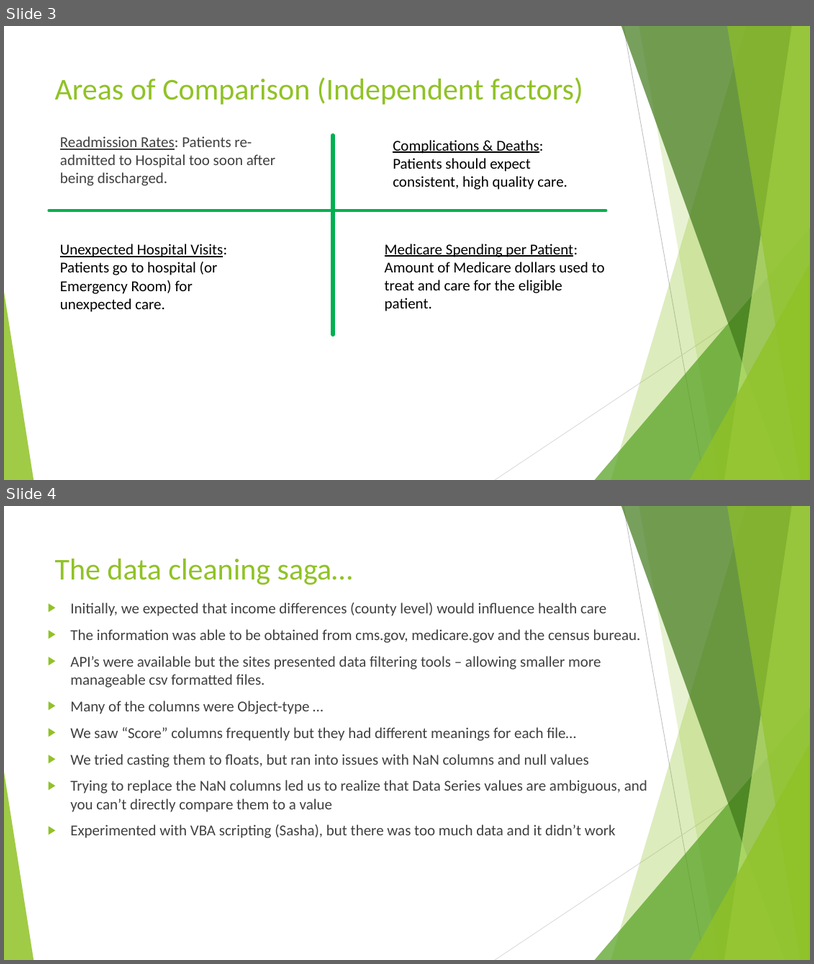
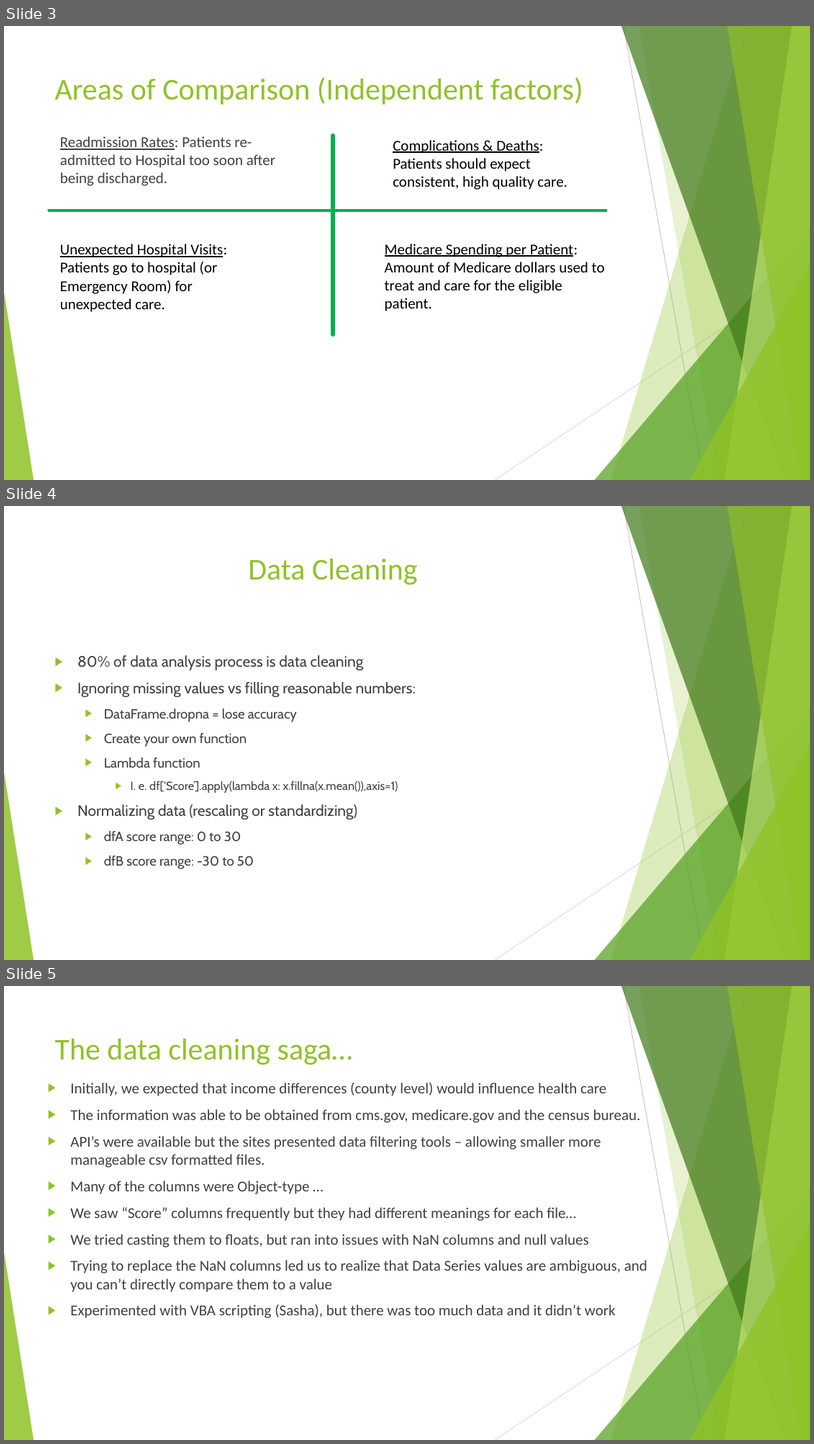
Before and after one commit to TedMur/SnakeBait, a slide deck: SnakeBitePresentation_cfoEdits2.pptx. Shown one above the other, each under a label of ours: slides 3 and 4 before the commit, slides 3, 4 and 5 after it. The pictures are 814x964 and 814x1444 pixels, drawn with LibreOffice and Linux fonts; fonts in the diff are those of the drawing. Boxes give left, top, right and bottom in pixels: in the first picture for what was removed or moved away, otherwise in the second. Text is boxed around its words. In the diff, an @@ line names an element or a change of style, - is before the commit and + after.

```diff
--- a/SnakeBitePresentation_cfoEdits2.pptx
+++ b/SnakeBitePresentation_cfoEdits2.pptx
@@ slide 4 added at [4, 506, 810, 960], background #FFFFFF; not listed: 10 template elements that a slide beside it also shows @@
@@ title added at [248, 559, 417, 585], 36 pt, text #90C226 @@
+Data Cleaning
@@ text added at [77, 655, 416, 869], 18 pt, text #404040 @@
+▶ 80% of data analysis process is data cleaning
+▶ Ignoring missing values vs filling reasonable numbers:
+  ▶ DataFrame.dropna = lose accuracy
+  ▶ Create your own function
+  ▶ Lambda function
+    ▶ I. e. df[‘Score’].apply(lambda x: x.fillna(x.mean()),axis=1)
+▶ Normalizing data (rescaling or standardizing)
+  ▶ dfA score range: 0 to 30
+  ▶ dfB score range: -30 to 50
@@ what was slide 4 is now slide 5 @@
```
Also in this commit, not shown: 1 slide removed.
